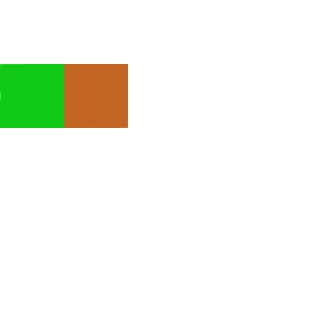
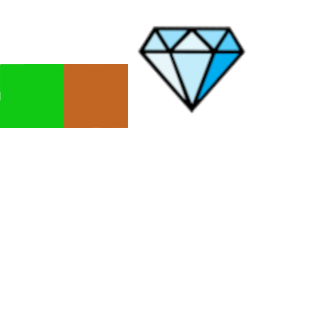
Comparing the layer stacks of the two (320, 320) images. Changes:
added layer "Pasted Layer" above "transparent" over (x1=137, y1=25, x2=247, y2=114)
